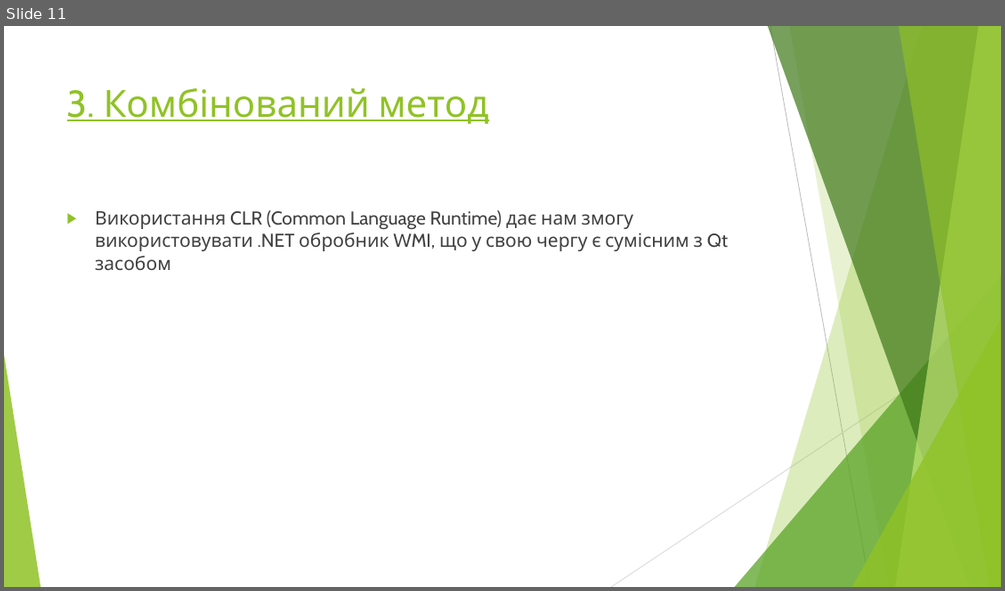
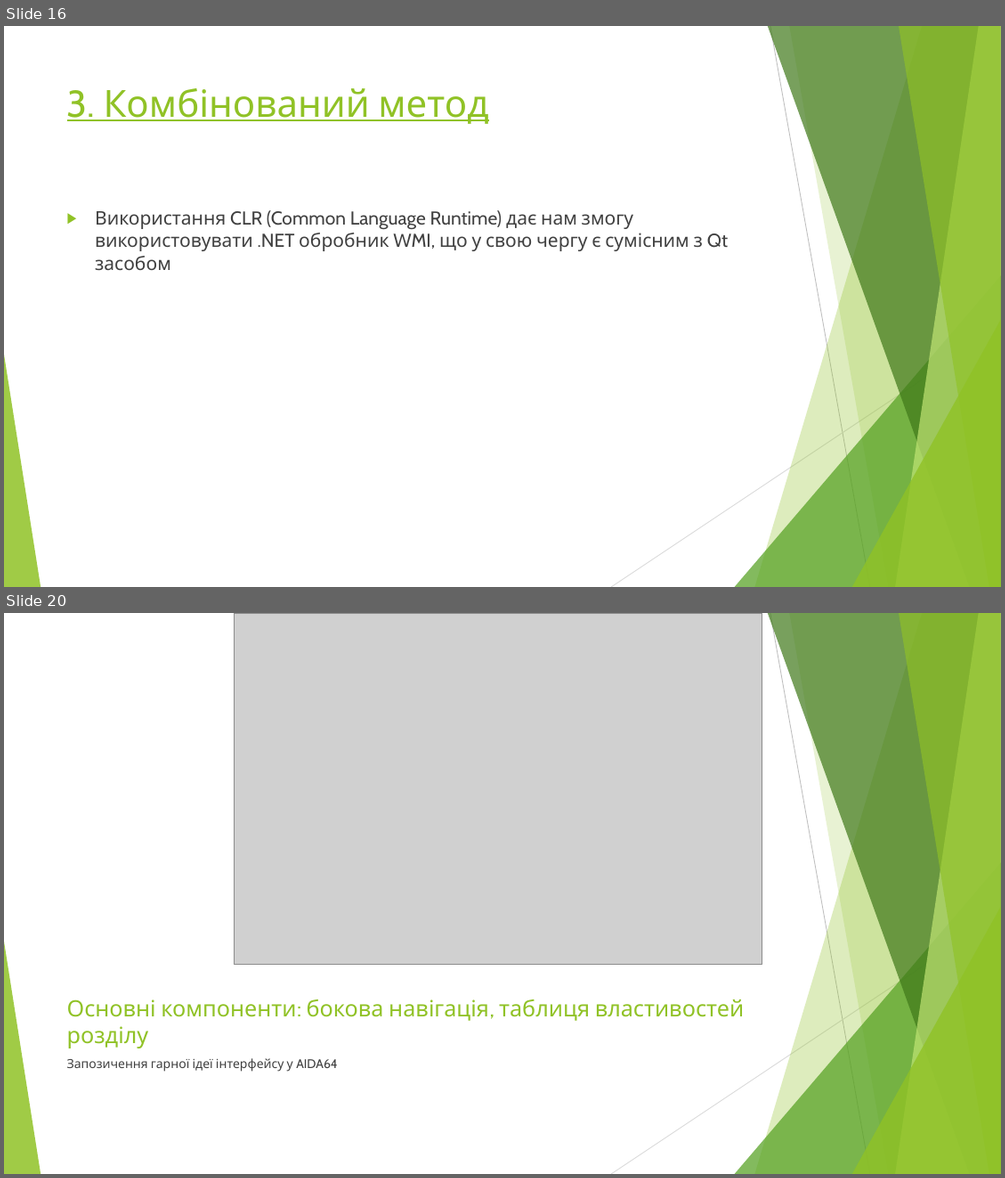
Before and after one commit to BohdanRozov/Boida27, a slide deck: Курсова робота на тему.pptx. Shown one above the other, each under a label of ours: slide 11 before the commit, slides 16 and 20 after it; the slides between them are not shown. The pictures are 1005x591 and 1005x1178 pixels, drawn with LibreOffice and Linux fonts; fonts in the diff are those of the drawing; grey boxes stand for pictures. Boxes give left, top, right and bottom in pixels: in the first picture for what was removed or moved away, otherwise in the second. Text is boxed around its words. In the diff, an @@ line names an element or a change of style, - is before the commit and + after.

```diff
--- a/Курсова робота на тему.pptx
+++ b/Курсова робота на тему.pptx
@@ slide 20 added at [4,613,1001,1174], background #FFFFFF; not listed: 10 template elements that a slide beside it also shows @@
@@ picture added at [235,613,762,964] @@
@@ title added at [67,999,744,1048], 21.6 pt, text #90C226 @@
+Основні компоненти: бокова навігація, таблиця властивостей розділу
@@ text added at [67,1058,338,1071], 12 pt, text #404040 @@
+Запозичення гарної ідеї інтерфейсу у AIDA64
@@ what was slide 11 is now slide 16 @@
```
Also in this commit, not shown: 1 slide changed, 11 other slides added, 4 other files.
